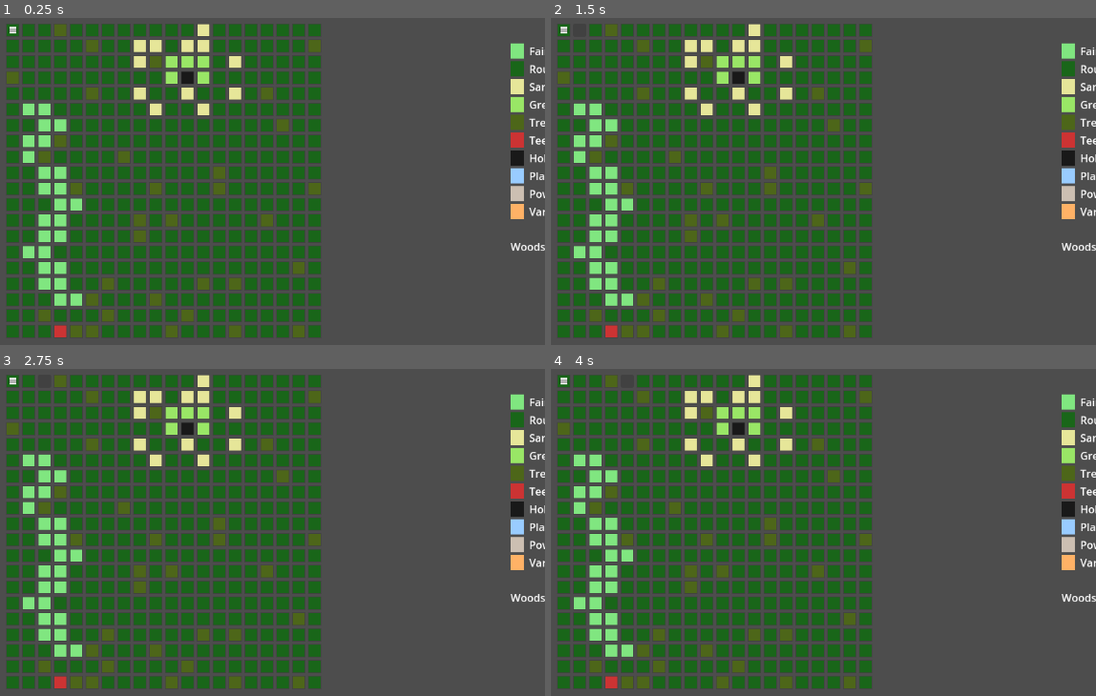
Above: before the commit, frames 1-4 (two rows, left to right).
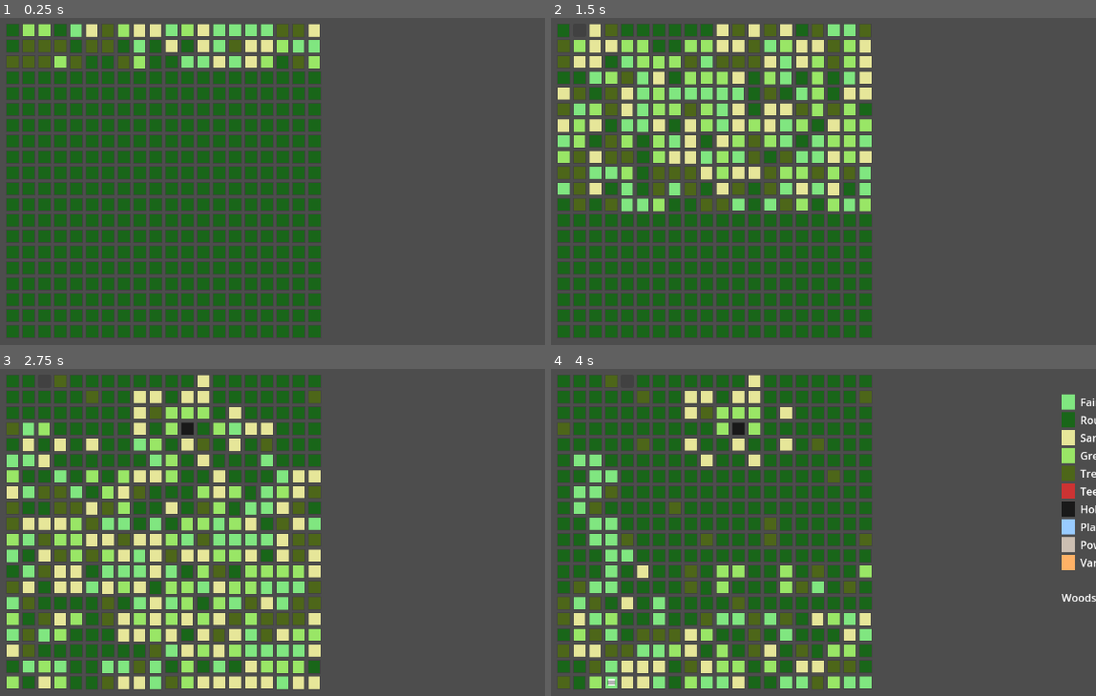
Above: after the commit, the same moments.

Repository: sford8680/card_golf
Game: Godot game, scene res://game_screen.tscn
Same seed, same stepped clock (60 frames per second), same inputs: the game is played once before the commit and once after it. This scene is started directly instead of the project's main scene.
Inputs (mouse positions are in pixels of both pictures, inside the frame that each line leads up to):
- Up to frame 1 (0.25 s): no input
- Up to frame 2 (1.5 s): click (561, 31) at 0.52 s; click (578, 31) at 1.27 s
- Up to frame 3 (2.75 s): click (43, 382) at 2.02 s
- Up to frame 4 (4 s): click (610, 382) at 2.77 s; click (627, 382) at 3.52 s

The runs differ from the first frame. In frame 1, 11% of the frame differs, in the area x 1-100%, y 1-98%; in frame 2, 21%; in frame 3, 22%, in the area x 1-100%, y 2-98%; in frame 4, 7.3%.

Commit message:
Add split-flap display transition effect with mechanical sounds.
- Implement row-by-row flip animation (3 rows per batch) for hole transitions
- Generate programmatic mechanical clack sound with dual-frequency synthesis
- Add transition animation to initial hole generation from menu
- Remove bright red color from flip animations
- Fix hole color preservation when overlapped by distance markers
- Prevent player interaction during transitions
- Add interval-based sound playback to avoid audio buzz

🤖 Generated with [Claude Code](https://claude.com/claude-code)

Co-Authored-By: Claude <noreply@anthropic.com>

Diff:
--- a/project.godot
+++ b/project.godot
@@ -11,6 +11,6 @@
 [application]
 
 config/name="Card Golf"
+run/main_scene="res://title_screen.tscn"
 config/features=PackedStringArray("4.5", "Forward Plus")
 config/icon="res://icon.svg"
-run/main_scene="res://title_screen.tscn"
--- a/scripts/game_screen.gd
+++ b/scripts/game_screen.gd
@@ -26,15 +26,23 @@
 
 var ball_instance: Node2D # Reference to the instantiated Ball scene
 var square_buttons: Dictionary = {}
+var is_animating_transition: bool = false
 
 @onready var hex_grid_container = $HexGridContainer # Renamed to square_grid_container in scene
 @onready var club_hand_container = $ClubHandContainer
+@onready var flip_sound_player = AudioStreamPlayer.new()
 
 func _ready():
     print("Game Screen Loaded!")
     if player_clubs:
         print("Player Clubs: ", player_clubs)
-    _generate_hole()
+
+    # Setup audio player for flip sounds
+    add_child(flip_sound_player)
+    flip_sound_player.volume_db = -5  # Louder since we're only playing once per batch
+    _generate_click_sound()
+
+    await _generate_hole()
     _display_clubs()
 
     # Instantiate Ball scene
@@ -44,13 +52,51 @@
     _update_ball_position_display()
     _create_legend()
 
+func _generate_click_sound():
+    # Generate a mechanical clack sound like a split-flap display
+    var sample_rate = 44100.0
+    var duration = 0.15 # Longer for more mechanical sound
+    var frequency1 = 600.0 # Lower mechanical clack
+    var frequency2 = 1200.0 # Higher mechanical component
+
+    var audio_stream = AudioStreamWAV.new()
+    audio_stream.mix_rate = int(sample_rate)
+    audio_stream.format = AudioStreamWAV.FORMAT_16_BITS
+    audio_stream.stereo = false
+
+    var sample_count = int(sample_rate * duration)
+    var data = PackedByteArray()
+
+    for i in range(sample_count):
+        var t = float(i) / sample_rate
+        # Create a layered mechanical sound with very fast decay
+        var envelope = exp(-t * 40.0) # Fast decay
+
+        # Multiple frequency components for richer mechanical sound
+        var sample = sin(2.0 * PI * frequency1 * t) * envelope * 0.5
+        sample += sin(2.0 * PI * frequency2 * t) * envelope * 0.3
+
+        # Add filtered noise burst for the mechanical impact
+        var noise_envelope = exp(-t * 80.0) # Even faster decay for noise
+        sample += (randf() * 2.0 - 1.0) * 0.4 * noise_envelope
+
+        # Convert to 16-bit integer
+        var sample_int = int(clamp(sample * 32767.0, -32768.0, 32767.0))
+        # Pack as little-endian 16-bit
+        data.append(sample_int & 0xFF)
+        data.append((sample_int >> 8) & 0xFF)
+
+    audio_stream.data = data
+    flip_sound_player.stream = audio_stream
+
 func set_player_clubs(clubs: Array):
     player_clubs = clubs
 
 func _generate_hole():
     hole_grid = {}
     square_buttons = {}
-    # Initialize grid with rough and create buttons
+
+    # Create buttons first with a neutral starting color
     for y in range(grid_height):
         for x in range(grid_width):
             var square = Square.new(x, y, Square.TerrainType.ROUGH)
@@ -59,6 +105,7 @@
             var square_button = Button.new()
             square_buttons[Vector2(x,y)] = square_button
             var stylebox = StyleBoxFlat.new()
+            stylebox.bg_color = COLOR_ROUGH # Start with rough color for initial flip
             stylebox.set_border_width_all(1)
             stylebox.set_border_color(Color(0.1, 0.1, 0.1, 0.2)) # Light border for grid effect
             square_button.add_theme_stylebox_override("normal", stylebox)
@@ -123,30 +170,8 @@
     hole_square = hole_grid[Vector2(hole_x, hole_y)] # Random position on the green
     current_ball_square = start_square
 
-    # Update button colors based on terrain
-    for y in range(grid_height):
-        for x in range(grid_width):
-            var square = hole_grid[Vector2(x, y)]
-            var square_button = square_buttons[Vector2(x,y)]
-            var stylebox_normal = square_button.get_theme_stylebox("normal") as StyleBoxFlat
-            match square.terrain_type:
-                Square.TerrainType.FAIRWAY:
-                    stylebox_normal.bg_color = COLOR_FAIRWAY
-                Square.TerrainType.ROUGH:
-                    stylebox_normal.bg_color = COLOR_ROUGH
-                Square.TerrainType.SAND:
-                    stylebox_normal.bg_color = COLOR_SAND
-                Square.TerrainType.GREEN:
-                    stylebox_normal.bg_color = COLOR_GREEN
-                Square.TerrainType.TREE:
-                    stylebox_normal.bg_color = COLOR_TREE
-                Square.TerrainType.TEEBOX:
-                    stylebox_normal.bg_color = COLOR_TEEBOX
-
-    # Mark hole position with a different color
-    var hole_button = square_buttons[Vector2(hole_square.x, hole_square.y)]
-    var hole_stylebox = hole_button.get_theme_stylebox("normal") as StyleBoxFlat
-    hole_stylebox.bg_color = COLOR_HOLE
+    # NOW animate the transition with the split-flap effect
+    await _animate_all_squares_transition(hole_grid)
 
     _update_ball_position_display()
 
@@ -187,9 +212,15 @@
             var square = hole_grid[Vector2(x, y)]
             var square_button = square_buttons[Vector2(x,y)]
             var stylebox_normal = square_button.get_theme_stylebox("normal") as StyleBoxFlat
-            # Only revert if it's not the ball or the hole
-            if not (square.x == current_ball_square.x and square.y == current_ball_square.y) and \
-               not (square.x == hole_square.x and square.y == hole_square.y):
+
+            # Explicitly restore hole color
+            if square.x == hole_square.x and square.y == hole_square.y:
+                stylebox_normal.bg_color = COLOR_HOLE
+            # Skip the ball position
+            elif square.x == current_ball_square.x and square.y == current_ball_square.y:
+                pass # Ball position is handled by ball sprite
+            # Restore terrain colors for all other squares
+            else:
                 match square.terrain_type:
                     Square.TerrainType.FAIRWAY:
                         stylebox_normal.bg_color = COLOR_FAIRWAY
@@ -199,6 +230,10 @@
                         stylebox_normal.bg_color = COLOR_SAND
                     Square.TerrainType.GREEN:
                         stylebox_normal.bg_color = COLOR_GREEN
+                    Square.TerrainType.TREE:
+                        stylebox_normal.bg_color = COLOR_TREE
+                    Square.TerrainType.TEEBOX:
+                        stylebox_normal.bg_color = COLOR_TEEBOX
     _update_ball_position_display() # Ensure ball and hole are correctly displayed
 
 func _highlight_squares(club: Club):
@@ -289,6 +324,9 @@
     return accuracy_modifier
 
 func _on_club_button_pressed(club: Club, button: Button):
+    if is_animating_transition:
+        return # Don't allow club selection during transition
+
     if selected_club == club:
         # Deselect club
         selected_club = null
@@ -371,6 +409,9 @@
         _highlight_squares(selected_club) # Re-apply general playable area highlights
 
 func _on_square_pressed(x: int, y: int):
+    if is_animating_transition:
+        return # Don't allow shots during transition
+
     if selected_club:
         var pressed_square = _get_square_at_grid_coords(x, y)
         if not pressed_square: return
@@ -457,21 +498,163 @@
     # Putter
     player_clubs.append(Club.new("Putter", "⛳", 1, {1: _get_accuracy_array(1)}))
 
+func _get_random_terrain_color() -> Color:
+    # Removed COLOR_TEEBOX (red) as it's too bright for the flip effect
+    var colors = [COLOR_FAIRWAY, COLOR_ROUGH, COLOR_SAND, COLOR_GREEN, COLOR_TREE]
+    return colors[randi() % colors.size()]
+
+func _animate_square_flip(square_button: Button, final_color: Color, delay: float, play_sound: bool = true):
+    # Wait for the staggered delay
+    await get_tree().create_timer(delay).timeout
+
+    var stylebox = square_button.get_theme_stylebox("normal") as StyleBoxFlat
+    var flip_count = randi() % 10 + 15 # Random number of flips between 15-25
+    var flip_duration = 0.05 # Time between flips
+
+    # Flip through random colors
+    for i in range(flip_count):
+        stylebox.bg_color = _get_random_terrain_color()
+
+        # Slight scale animation for flip effect
+        var tween = create_tween()
+        tween.tween_property(square_button, "scale", Vector2(0.9, 1.1), flip_duration / 2)
+        tween.tween_property(square_button, "scale", Vector2(1.0, 1.0), flip_duration / 2)
+
+        # Slow down the flips as we approach the final color
+        var slowdown_factor = 1.0 + (float(i) / float(flip_count)) * 2.0
+        await get_tree().create_timer(flip_duration * slowdown_factor).timeout
+
+    # Final flip to the actual color
+    stylebox.bg_color = final_color
+
+    var final_tween = create_tween()
+    final_tween.tween_property(square_button, "scale", Vector2(0.9, 1.1), 0.05)
+    final_tween.tween_property(square_button, "scale", Vector2(1.0, 1.0), 0.05)
+    await final_tween.finished
+
+func _animate_all_squares_transition(new_grid: Dictionary):
+    is_animating_transition = true
+
+    # Process 3 rows at a time for a cascading split-flap effect
+    var rows_per_batch = 3
+    var flip_time_per_batch = 0.4 # How long each batch of rows takes to flip
+
+    for batch_start in range(0, grid_height, rows_per_batch):
+        # Play sound at the start of each batch
+        if flip_sound_player.stream:
+            flip_sound_player.play()
+
+        var batch_end = min(batch_start + rows_per_batch, grid_height)
+
+        # Start all squares in this batch of rows
+        for y in range(batch_start, batch_end):
+            for x in range(grid_width):
+                var pos = Vector2(x, y)
+                var square = new_grid[pos]
+                var square_button = square_buttons[pos]
+
+                # Determine final color based on terrain type
+                var final_color: Color
+                if square.x == hole_square.x and square.y == hole_square.y:
+                    final_color = COLOR_HOLE
+                else:
+                    match square.terrain_type:
+                        Square.TerrainType.FAIRWAY:
+                            final_color = COLOR_FAIRWAY
+                        Square.TerrainType.ROUGH:
+                            final_color = COLOR_ROUGH
+                        Square.TerrainType.SAND:
+                            final_color = COLOR_SAND
+                        Square.TerrainType.GREEN:
+                            final_color = COLOR_GREEN
+                        Square.TerrainType.TREE:
+                            final_color = COLOR_TREE
+                        Square.TerrainType.TEEBOX:
+                            final_color = COLOR_TEEBOX
+                        _:
+                            final_color = COLOR_ROUGH
+
+                # Small stagger within the row for visual variety
+                var delay = (x * 0.005) # Slight horizontal stagger
+                _animate_square_flip(square_button, final_color, delay, false)
+
+        # Wait for this batch to complete before starting the next
+        await get_tree().create_timer(flip_time_per_batch).timeout
+
+    # Small buffer to ensure all animations complete
+    await get_tree().create_timer(0.3).timeout
+
+    is_animating_transition = false
+
 func _generate_new_hole():
-    # Clear existing grid buttons from the container
-    for child in hex_grid_container.get_children():
-        if child is Button:
-            child.queue_free()
-
-    # Club buttons are cleared in _display_clubs()
-
-    # Generate a new hand of clubs (placeholder for actual game logic)
+    # Generate new grid data WITHOUT updating the display
+    var new_grid = {}
+
+    # Initialize grid with rough
+    for y in range(grid_height):
+        for x in range(grid_width):
+            var square = Square.new(x, y, Square.TerrainType.ROUGH)
+            new_grid[Vector2(x, y)] = square
+
+    # Define Tee Box
+    var tee_box_center_x = randi() % (grid_width - 4) + 2
+    new_grid[Vector2(tee_box_center_x, grid_height - 1)].terrain_type = Square.TerrainType.TEEBOX
+
+    # Random Green position
+    var green_center_x = randi() % (grid_width - 8) + 4
+    var green_center_y = randi() % (grid_height / 2)
+    var green_width = randi() % 3 + 3
+    var green_height = randi() % 2 + 2
+
+    for y in range(green_center_y, green_center_y + green_height):
+        for x in range(green_center_x, green_center_x + green_width):
+            if new_grid.has(Vector2(x, y)):
+                new_grid[Vector2(x, y)].terrain_type = Square.TerrainType.GREEN
+
+    # Random Fairway Path Generation (from tee box to green)
+    var current_fairway_x = tee_box_center_x
+    var current_fairway_y = grid_height - 3
+    while current_fairway_y > green_center_y + green_height:
+        var x_offset = randi() % 3 - 1
+        current_fairway_x = clamp(current_fairway_x + x_offset, 1, grid_width - 2)
+
+        for x_val in range(current_fairway_x - 1, current_fairway_x + 1):
+            if new_grid.has(Vector2(x_val, current_fairway_y)):
+                new_grid[Vector2(x_val, current_fairway_y)].terrain_type = Square.TerrainType.FAIRWAY
+        current_fairway_y -= 1
+
+    # Bunkers near green
+    for y in range(green_center_y - 2, green_center_y + green_height + 2):
+        for x in range(green_center_x - 2, green_center_x + green_width + 2):
+            if new_grid.has(Vector2(x, y)):
+                var square = new_grid[Vector2(x, y)]
+                if square.terrain_type == Square.TerrainType.ROUGH and randf() < 0.4:
+                    square.terrain_type = Square.TerrainType.SAND
+
+    # Trees
+    for y in range(grid_height):
+        for x in range(grid_width):
+            var square = new_grid[Vector2(x, y)]
+            if square.terrain_type == Square.TerrainType.ROUGH and randf() < 0.1:
+                square.terrain_type = Square.TerrainType.TREE
+            elif square.terrain_type == Square.TerrainType.FAIRWAY and randf() < 0.05:
+                square.terrain_type = Square.TerrainType.TREE
+
+    # Set start and hole positions
+    start_square = new_grid[Vector2(tee_box_center_x, grid_height - 1)]
+    var hole_x = green_center_x + randi() % green_width
+    var hole_y = green_center_y + randi() % green_height
+    hole_square = new_grid[Vector2(hole_x, hole_y)]
+
+    # NOW animate the transition with the split-flap effect
+    await _animate_all_squares_transition(new_grid)
+
+    # After animation, update the actual hole_grid
+    hole_grid = new_grid
+    current_ball_square = start_square
+
+    # Generate a new hand of clubs
     _generate_new_club_set()
-
-    # Regenerate the hole
-    _generate_hole()
-
-    hex_grid_container.move_child(ball_instance, -1)
 
     # Re-display clubs
     _display_clubs()
